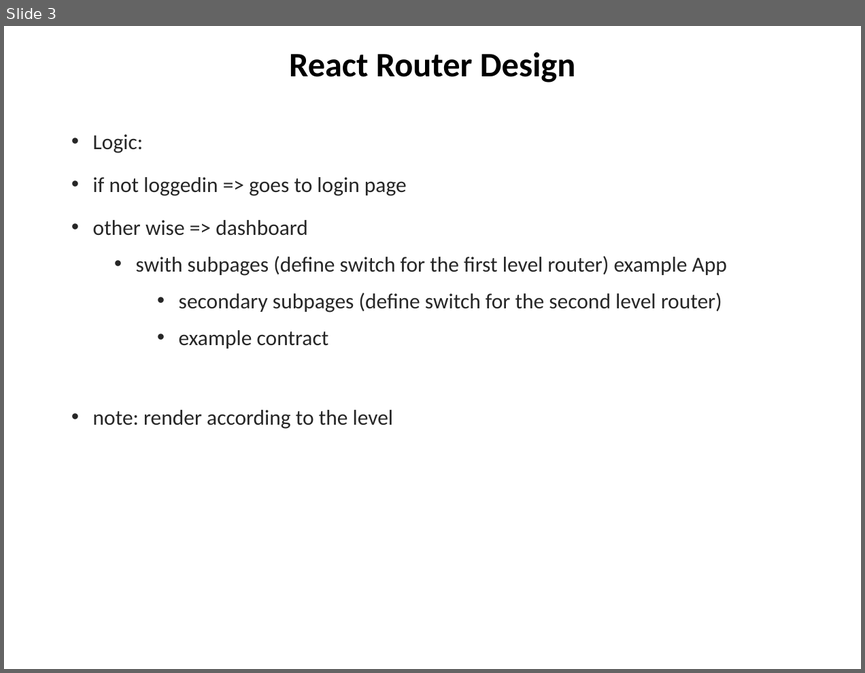
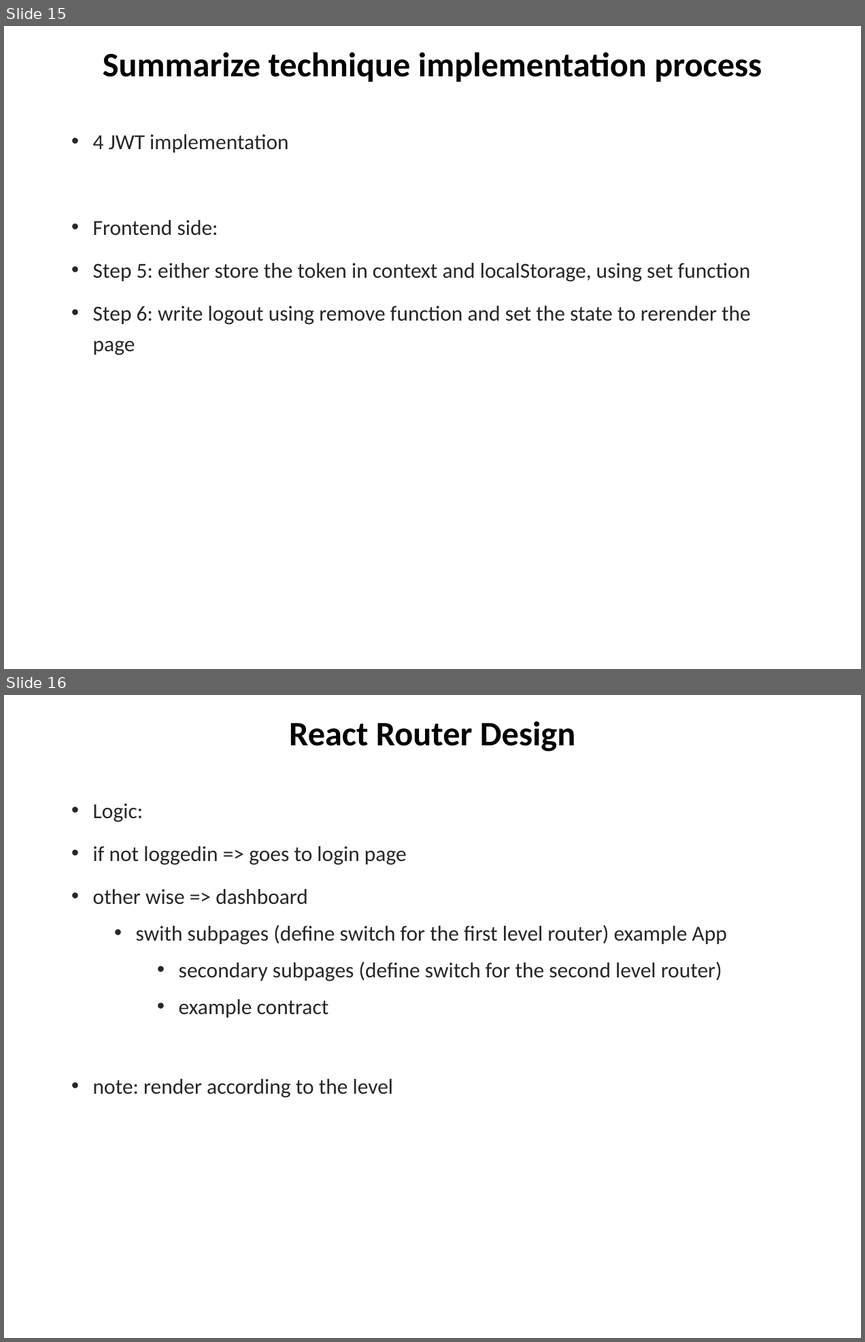
Before and after one commit to chuacw/SGUS-Slides, a slide deck: BCI - Day13 - Reactjs 2 Web3.pptx. Shown one above the other, each under a label of ours: slide 3 before the commit, slides 15 and 16 after it. The pictures are 865x673 and 865x1342 pixels, drawn with LibreOffice and Linux fonts; fonts in the diff are those of the drawing. Boxes give left, top, right and bottom in pixels: in the first picture for what was removed or moved away, otherwise in the second. Text is boxed around its words. In the diff, an @@ line names an element or a change of style, - is before the commit and + after.

```diff
--- a/BCI - Day13 - Reactjs 2 Web3.pptx
+++ b/BCI - Day13 - Reactjs 2 Web3.pptx
@@ slide 15 added at (4,26,861,669), background #FFFFFF @@
@@ title added at (103,52,762,82), 28.8 pt, text #000000, bold @@
+Summarize technique implementation process
@@ text added at (93,134,751,355), 18 pt, text #262626 @@
+• 4 JWT implementation
+• Frontend side:
+• Step 5: either store the token in context and localStorage, using set function
+• Step 6: write logout using remove function and set the state to rerender the page
@@ what was slide 3 is now slide 16 @@
```
Also in this commit, not shown: 1 slide changed, 16 other slides added, 2 slides removed.
